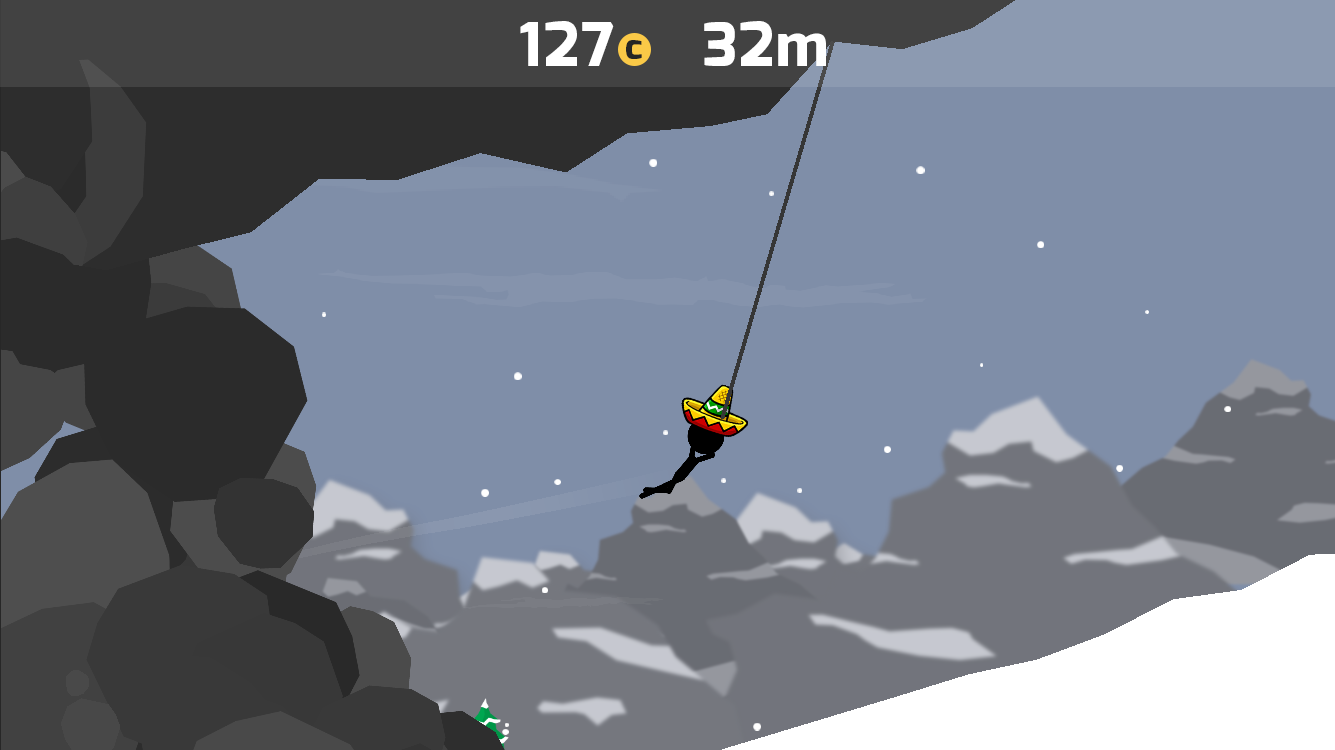
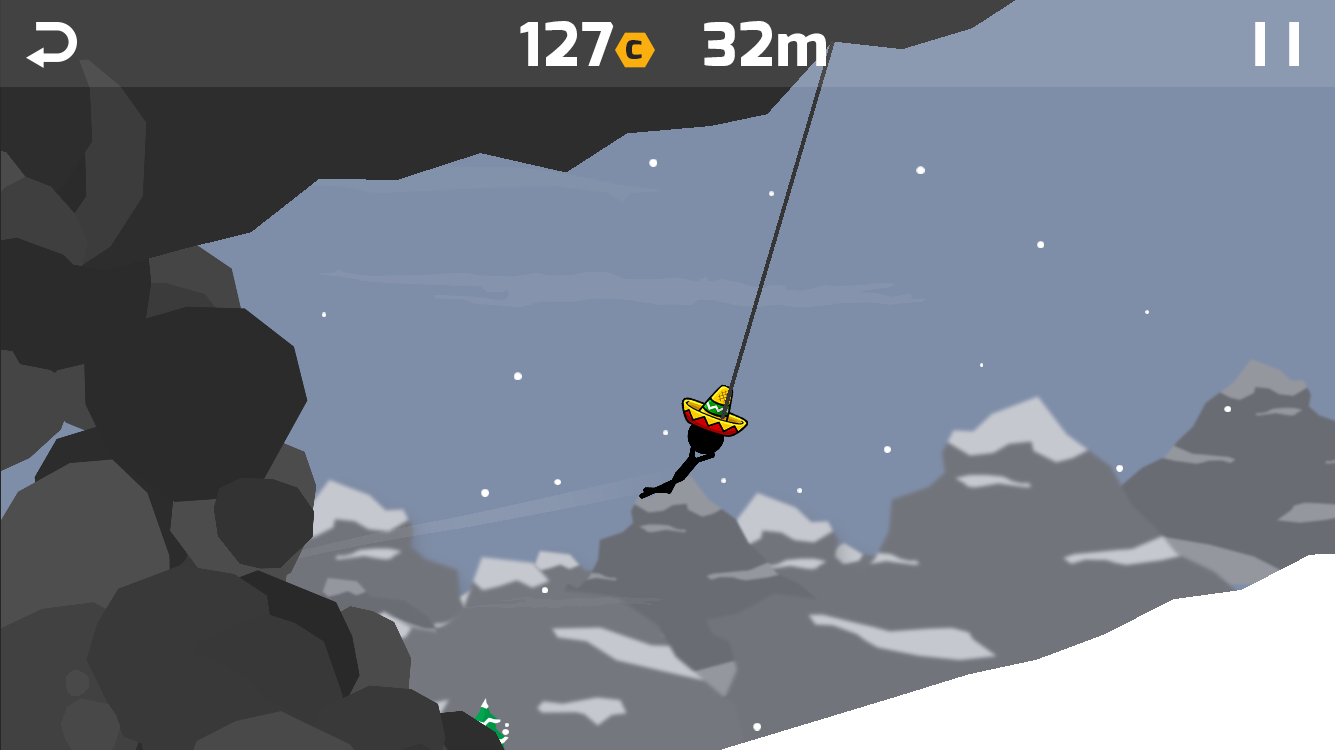
Layers edited between the first and the second 1335 x 750 image:
added layer "Shape 1" in group "Coins" over [26, 22, 77, 68]
added layer "I I" in group "Coins" over [1255, 22, 1299, 66]
added layer "Polygon 1" in group "Coins" over [615, 32, 655, 68]
hid "Ellipse 1" over [618, 33, 651, 66]
